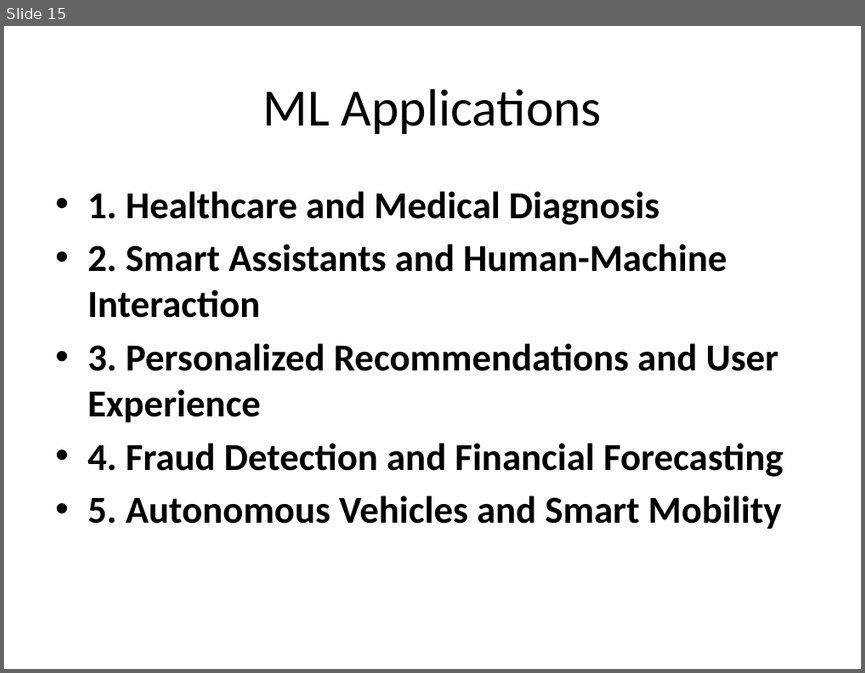
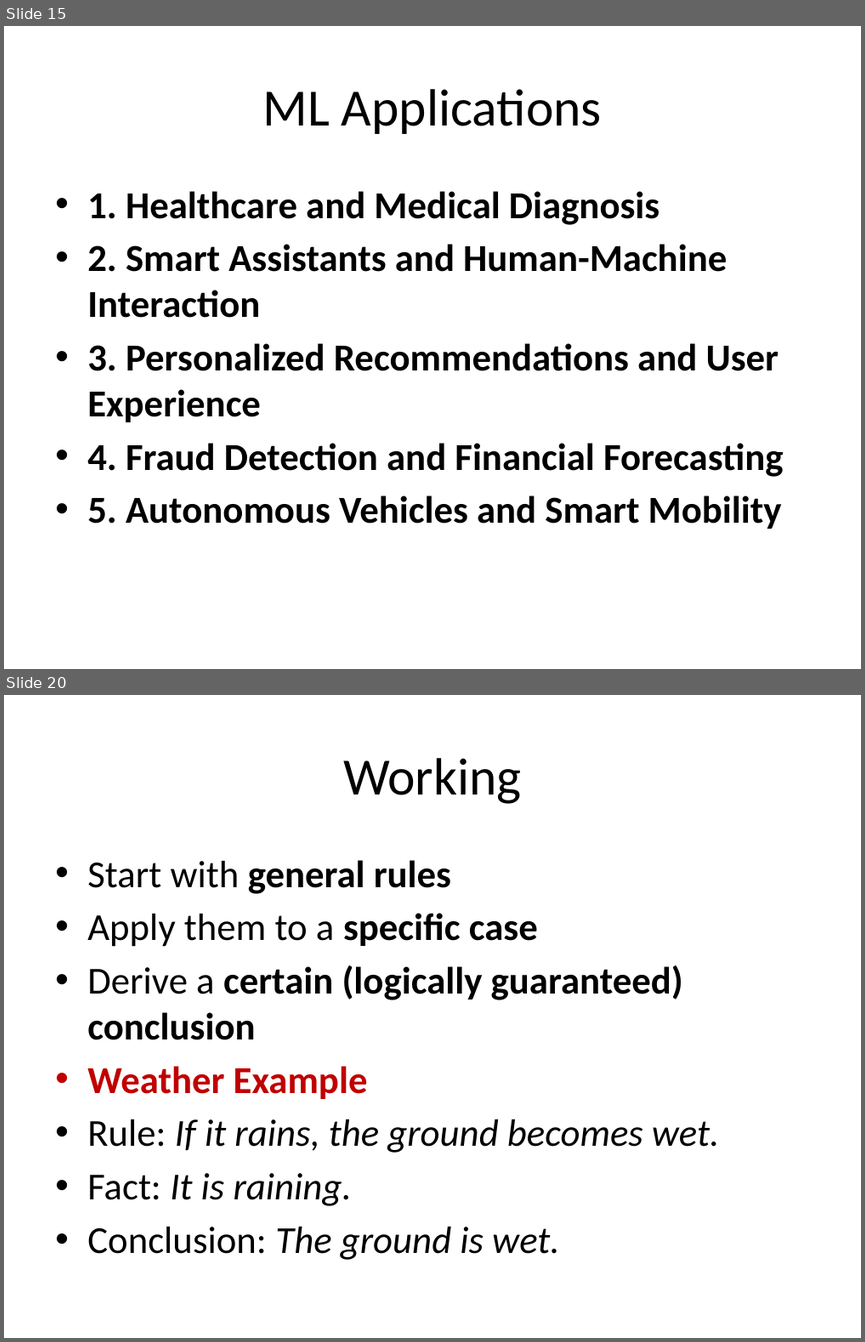
Before and after one commit to devipriyak/2025_VI_sem_CSE_B_LBRCE, a slide deck: Evolution of ML.pptx. Shown one above the other, each under a label of ours: slide 15 before the commit, slides 15 and 20 after it; the slides between them are not shown. The pictures are 865x673 and 865x1342 pixels, drawn with LibreOffice and Linux fonts; fonts in the diff are those of the drawing. Boxes give left, top, right and bottom in pixels: in the first picture for what was removed or moved away, otherwise in the second. Text is boxed around its words. In the diff, an @@ line names an element or a change of style, - is before the commit and + after.

```diff
--- a/Evolution of ML.pptx
+++ b/Evolution of ML.pptx
@@ slide 20 added at (x1=4, y1=695, x2=861, y2=1338), background #FFFFFF @@
@@ title added at (x1=343, y1=758, x2=521, y2=804), 44 pt, text #000000 @@
+Working
@@ text added at (x1=87, y1=860, x2=719, y2=1259), 32 pt, text #000000 @@
+• Start with general rules
+• Apply them to a specific case
+• Derive a certain (logically guaranteed) conclusion
+• Weather Example
+• Rule: If it rains, the ground becomes wet.
+• Fact: It is raining.
+• Conclusion: The ground is wet.
```
Also in this commit, not shown: 15 other slides added.
